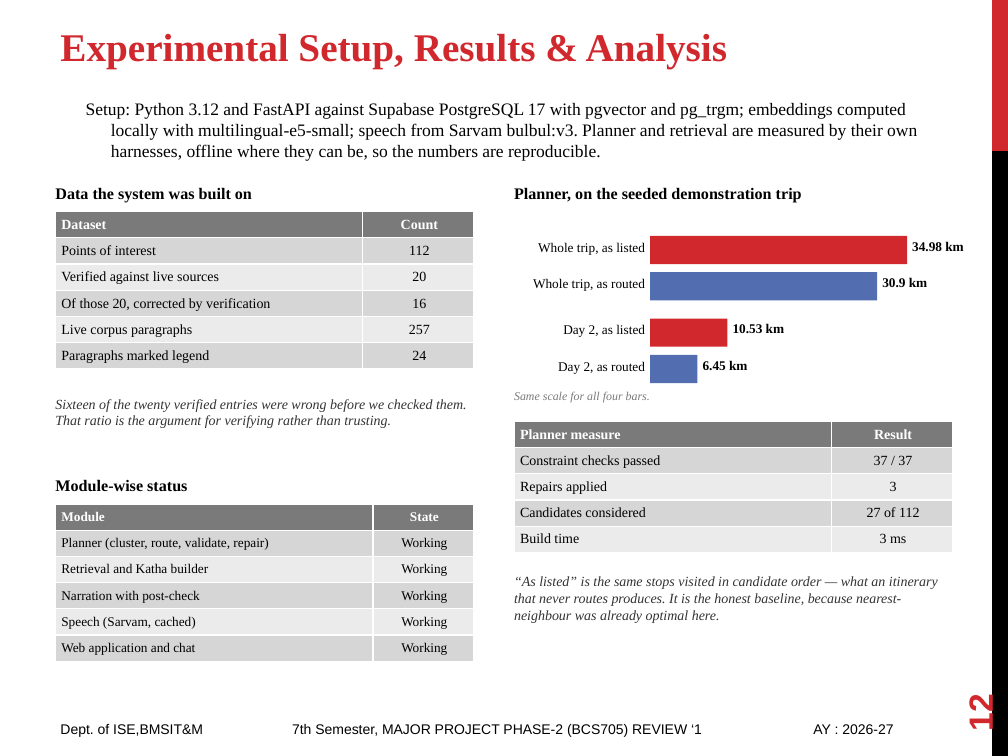
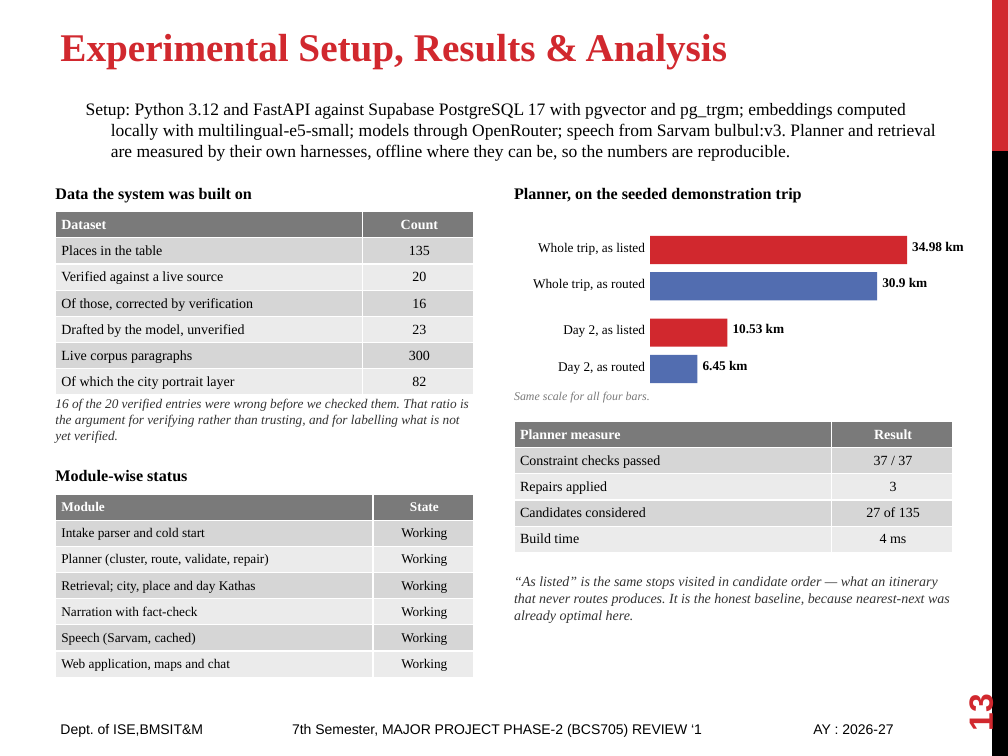
Before and after one commit to Pushkar69RS/NovaTripAI, a slide deck: slide 13 of docs/review1/Travel_Yantra_Phase2_Review1.pptx (slide 12 before the commit). Drawn at 1008x756 pixels with LibreOffice and Linux fonts; fonts in the diff are those of the drawing. Boxes give left, top, right and bottom in pixels: in the first picture for what was removed or moved away, otherwise in the second. Text is boxed around its words. In the diff, an @@ line names an element or a change of style, - is before the commit and + after.

```diff
--- a/docs/review1/Travel_Yantra_Phase2_Review1.pptx
+++ b/docs/review1/Travel_Yantra_Phase2_Review1.pptx
@@ text at [86, 103, 936, 161]: text changed @@
-Setup: Python 3.12 and FastAPI against Supabase PostgreSQL 17 with pgvector and pg_trgm; embeddings computed locally with multilingual-e5-small; speech from Sarvam bulbul:v3. Planner and retrieval are measured by their own harnesses, offline where they can be, so the numbers are reproducible.
+Setup: Python 3.12 and FastAPI against Supabase PostgreSQL 17 with pgvector and pg_trgm; embeddings computed locally with multilingual-e5-small; models through OpenRouter; speech from Sarvam bulbul:v3. Planner and retrieval are measured by their own harnesses, offline where they can be, so the numbers are reproducible.
@@ table at [55, 212, 474, 395] @@
-row 2: Points of interest | 112
-row 3: Verified against live sources | 20
-row 4: Of those 20, corrected by verification | 16
-row 5: Live corpus paragraphs | 257
-row 6: Paragraphs marked legend | 24
+row 2: Places in the table | 135
+row 3: Verified against a live source | 20
+row 4: Of those, corrected by verification | 16
+row 5: Drafted by the model, unverified | 23
+row 6: Live corpus paragraphs | 300
+row 7: Of which the city portrait layer | 82
@@ text at [55, 398, 469, 443]: text changed; size 10 to 9.5 pt @@
-Sixteen of the twenty verified entries were wrong before we checked them. That ratio is the argument for verifying rather than trusting.
+16 of the 20 verified entries were wrong before we checked them. That ratio is the argument for verifying rather than trusting, and for labelling what is not yet verified.
@@ table at [514, 421, 953, 552] @@
-row 4, column 2: 27 of 112
+row 4, column 2: 27 of 135
-row 5, column 2: 3 ms
+row 5, column 2: 4 ms
@@ text "Module-wise status": place and size @@
-text "Module-wise status" at [55, 479, 187, 492]
+text "Module-wise status" at [55, 469, 187, 482]
@@ table at [55, 494, 474, 677] @@
+row 2: Intake parser and cold start | Working
-row 4, column 1: Retrieval and Katha builder
+row 4, column 1: Retrieval; city, place and day Kathas
-row 5, column 1: Narration with post-check
+row 5, column 1: Narration with fact-check
-row 7, column 1: Web application and chat
+row 7, column 1: Web application, maps and chat
@@ table: place and size @@
-table at [55, 504, 474, 661]
+table at [55, 494, 474, 677]
@@ text at [514, 576, 950, 623]: text changed @@
-“As listed” is the same stops visited in candidate order — what an itinerary that never routes produces. It is the honest baseline, because nearest-neighbour was already optimal here.
+“As listed” is the same stops visited in candidate order — what an itinerary that never routes produces. It is the honest baseline, because nearest-next was already optimal here.
@@ page number at [962, 697, 1000, 730]: text changed @@
-12
+13
```
Also in this commit, not shown: 10 other slides changed, 1 slide added, 9 other files.
